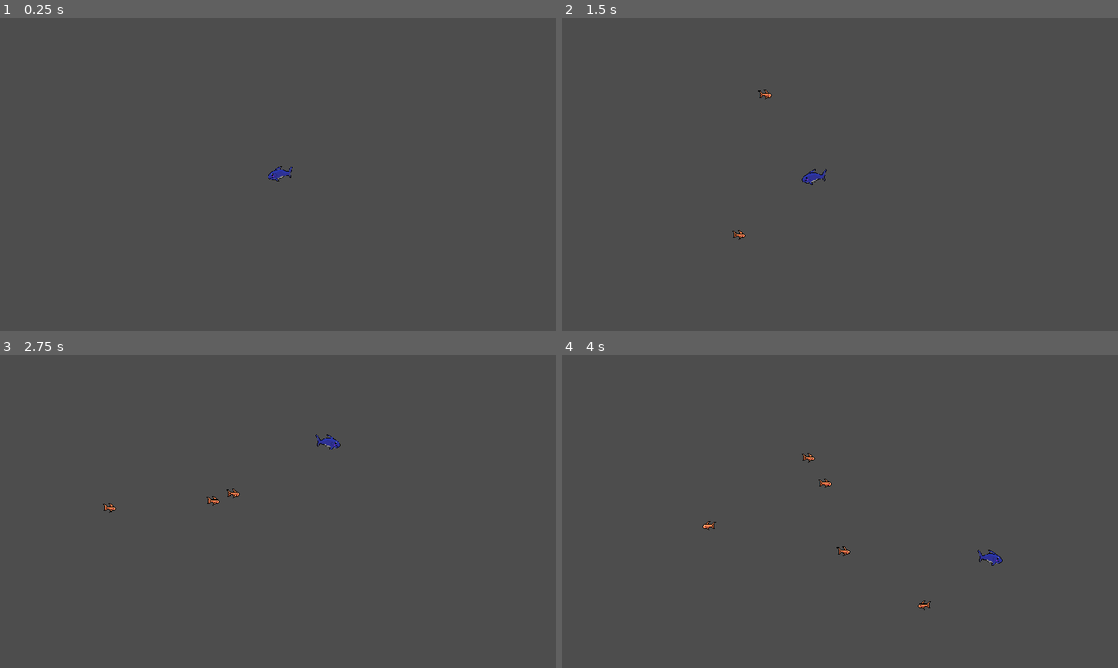
Above: before the commit, frames 1-4 (two rows, left to right).
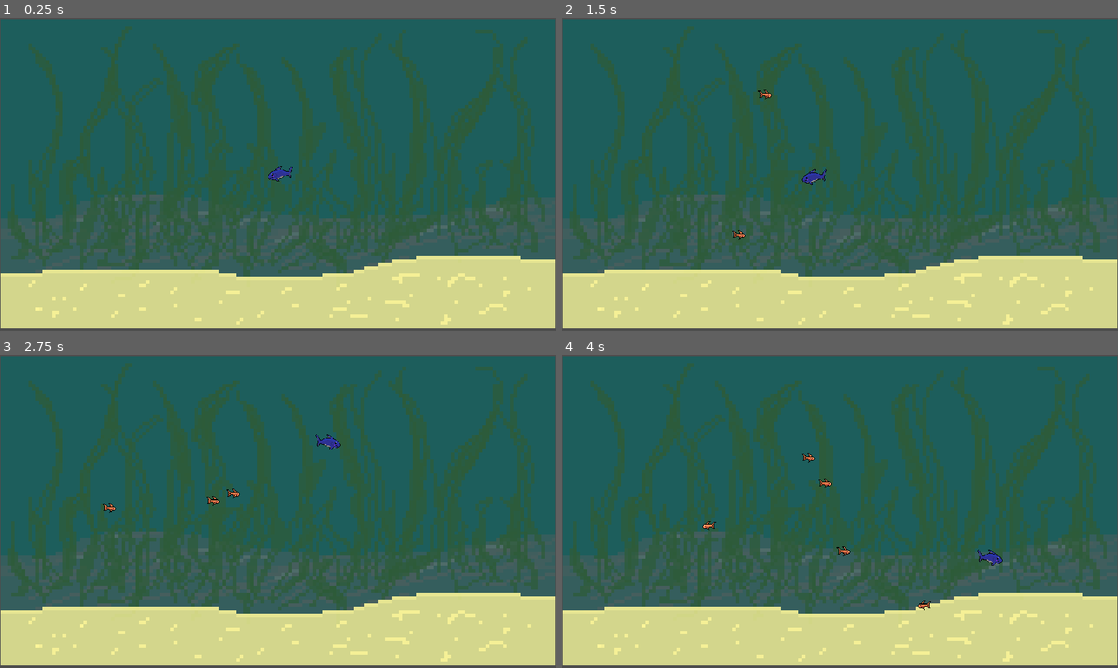
Above: after the commit, the same moments.

Repository: Maciekarp/eating-frenzy
Game: Godot game, scene res://scene/main.tscn
The game is run twice, just before and just after one commit, with the same random seed, the same clock (stepped at 60 frames per second) and the same inputs.
Inputs (mouse positions are in pixels of both pictures, inside the frame that each line leads up to):
- Up to frame 1 (0.25 s): no input
- Up to frame 2 (1.5 s): move the mouse to (962, 158) at 0.52 s; hold D (move right) 0.53-1.28 s; hold Space (interact) 0.53-1.28 s; move the mouse to (728, 190) at 1.27 s; hold Down (move down) from 1.28 s (still down); tap Space (interact) at 1.35 s
- Up to frame 3 (2.75 s): move the mouse to (333, 442) at 2.02 s; release Down (move down) at 2.03 s; hold D (move right) from 2.03 s (still down); hold Space (interact) from 2.03 s (still down)
- Up to frame 4 (4 s): move the mouse to (812, 574) at 2.77 s; release D (move right) at 2.78 s; release Space (interact) at 2.78 s; hold W (move up) 2.78-3.53 s; tap Space (interact) at 2.85 s; move the mouse to (1006, 558) at 3.52 s; hold A (move left) from 3.53 s (still down); hold Space (interact) from 3.53 s (still down)

The runs differ from the first frame. In frame 1, 88% of the frame differs, in the area x 0-100%, y 0-100%; in frame 2, 88%; in frame 3, 88%; in frame 4, 88%.

Commit message:
Changed background

Diff:
--- a/scene/main.tscn
+++ b/scene/main.tscn
@@ -1,12 +1,18 @@
-[gd_scene load_steps=4 format=3 uid="uid://jntaelftcrtk"]
+[gd_scene load_steps=5 format=3 uid="uid://jntaelftcrtk"]
 
 [ext_resource type="Script" path="res://scripts/main.gd" id="1_aed0k"]
 [ext_resource type="PackedScene" uid="uid://p2eeq4noooob" path="res://scene/player.tscn" id="1_d67s7"]
 [ext_resource type="PackedScene" uid="uid://cuamqie7pdiqg" path="res://scene/fish.tscn" id="2_4lqvg"]
+[ext_resource type="Texture2D" uid="uid://by11rf3r8njim" path="res://sprites/kelp_forest.png" id="3_sbod4"]
 
 [node name="main" type="Node2D"]
 script = ExtResource("1_aed0k")
 fish_instance = ExtResource("2_4lqvg")
+
+[node name="Sprite2D" type="Sprite2D" parent="."]
+position = Vector2(-0.5, -1.5)
+scale = Vector2(7.18125, 7.1)
+texture = ExtResource("3_sbod4")
 
 [node name="Player" parent="." instance=ExtResource("1_d67s7")]
 position = Vector2(25, 5)
Binary file added: sprites/kelp_forest.png
Not shown, added: sprites/kelp_forest.png.import
